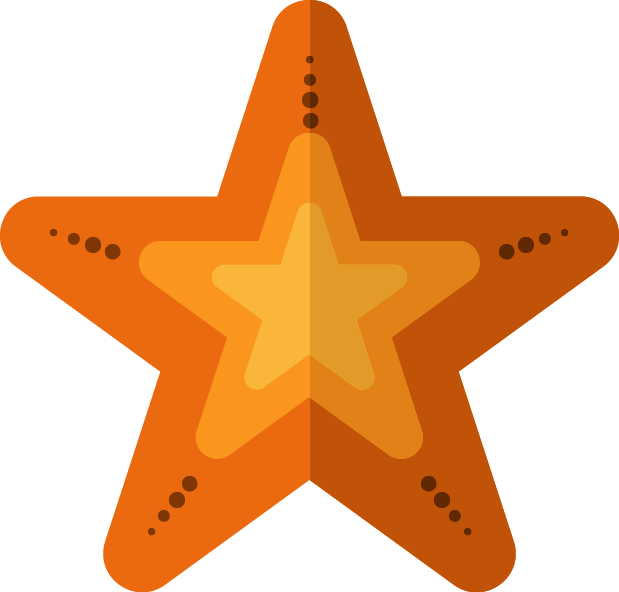
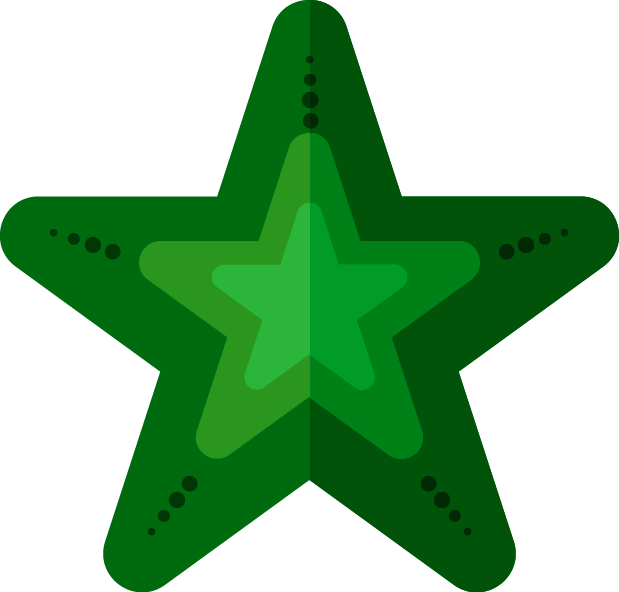
Layers edited between the first and the second 619 x 592 image:
removed group "Layer 1" (47 layers) over box(0, 0, 619, 592)
removed group "<Group>" (1st of 47, in "Layer 1") (46 layers) from group "Layer 1" over box(0, 0, 619, 592)
renamed "<Group>" to "Layer 1", moved it out of group "<Group>", painted on it over box(0, 0, 619, 592)
removed layer "<Group>" (3rd of 47, in "Layer 1" › "<Group>") from group "<Group>" over box(212, 203, 407, 390)
removed layer "<Group>" (4th of 47, in "Layer 1" › "<Group>") from group "<Group>" over box(310, 133, 480, 459)
removed layer "<Group>" (5th of 47, in "Layer 1" › "<Group>") from group "<Group>" over box(139, 133, 480, 459)
removed group "<Group>" (6th of 47, in "Layer 1" › "<Group>") (4 layers) from group "<Group>" over box(310, 56, 319, 129)
removed group "<Group>" (11th of 47, in "Layer 1" › "<Group>") (4 layers) from group "<Group>" over box(302, 56, 319, 129)
removed group "<Group>" (16th of 47, in "Layer 1" › "<Group>") (4 layers) from group "<Group>" over box(499, 229, 569, 260)
removed group "<Group>" (21st of 47, in "Layer 1" › "<Group>") (4 layers) from group "<Group>" over box(421, 476, 472, 536)
removed layer "<Group>" (26th of 47, in "Layer 1" › "<Group>") from group "<Group>" over box(310, 0, 619, 592)
removed group "<Group>" (27th of 47, in "Layer 1" › "<Group>") (4 layers) from group "<Group>" over box(499, 229, 569, 260)
removed group "<Group>" (32nd of 47, in "Layer 1" › "<Group>") (4 layers) from group "<Group>" over box(421, 476, 472, 536)
removed group "<Group>" (37th of 47, in "Layer 1" › "<Group>") (4 layers) from group "<Group>" over box(148, 476, 198, 536)
removed group "<Group>" (42nd of 47, in "Layer 1" › "<Group>") (4 layers) from group "<Group>" over box(50, 229, 121, 260)
removed layer "<Group>" (47th of 47, in "Layer 1" › "<Group>") from group "<Group>" over box(0, 0, 619, 592)
…and 32 more changes (32 removed)
